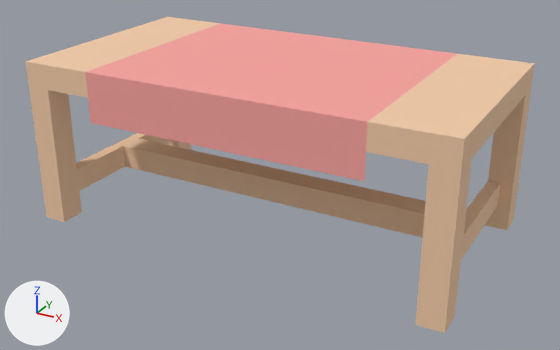
The glTF model assets/props/furniture/tableCloth.glb, before and after one commit.
One viewpoint serves both versions: a 50 mm camera at (1.106, -1.018, 0.718) aimed at (0.434, 0.203, 0.108). The axes (+X, +Y, +Z) are drawn at lower left. The lights are the same throughout. The first picture is the older version. Vertices at exactly the same position are counted once.

Names of what the first picture shows: 'tableCloth(Clone)'.
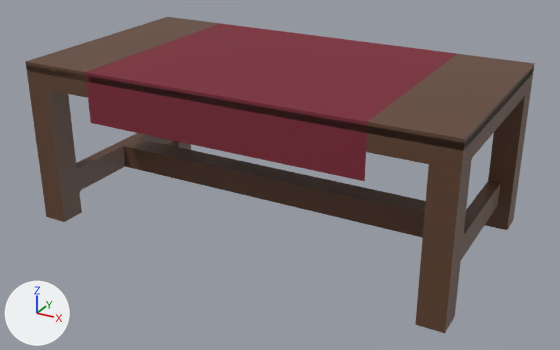
Pixel boxes (x1, y1, x2, y2) of what changed, in the pictures (560 x 350 px):
```json
{"part": 1, "of": "me_mesh_tablecloth", "change": "added", "after": [26, 65, 534, 151]}
{"part": 2, "of": "me_mesh_tablecloth", "change": "reshaped", "before": [48, 90, 426, 222], "after": [48, 90, 426, 222]}
{"part": 3, "of": "me_mesh_tablecloth", "change": "recoloured", "before": [26, 17, 535, 333], "after": [26, 17, 535, 333], "on screen": "beige to brown"}
{"part": 4, "of": "me_mesh_tablecloth", "change": "recoloured", "before": [85, 23, 456, 181], "after": [85, 23, 456, 181], "on screen": "pink to dark red"}
```

The change, as JSON lines over the scene's bpy script:
```json
{"op": "add", "block": "mat_brass_011", "code": ["mat_brass_011 = principled_material('brass.011')", "mat_brass_011.base_color = (0.55, 0.34, 0.07)  # orange #c49e4b", "mat_brass_011.metallic = 0.6", "mat_brass_011.roughness = 0.4"]}
{"op": "add", "block": "mat_walnutdark_011", "code": ["mat_walnutdark_011 = principled_material('walnutDark.011')", "mat_walnutdark_011.base_color = (0.06, 0.028, 0.016)  # brown #452f22", "mat_walnutdark_011.roughness = 0.55"]}
{"op": "add", "block": "mat_velvet_011", "code": ["mat_velvet_011 = principled_material('velvet.011')", "mat_velvet_011.base_color = (0.2, 0.018, 0.035)  # dark red #7c2435", "mat_velvet_011.roughness = 0.85"]}
{"op": "add", "block": "mat_walnut_011", "code": ["mat_walnut_011 = principled_material('walnut.011')", "mat_walnut_011.base_color = (0.12, 0.055, 0.03)  # brown #614230"]}
{"op": "add", "block": "mat_paper_011", "code": ["mat_paper_011 = principled_material('paper.011')", "mat_paper_011.base_color = (0.8, 0.78, 0.7)  # white #e7e5da", "mat_paper_011.roughness = 0.9"]}
{"block": "me_mesh_tablecloth", "where": "# used by ob_tablecloth_clone; location = (0.0, 0.0, 0.0)"}
{"op": "remove", "block": "me_mesh_tablecloth", "code": "me_mesh_tablecloth.from_pydata(...)  # 68 vertices, 140 faces; spans x 0.0..0.841, y 0.0..0.447, z 0.0..0.327"}
{"op": "add", "block": "me_mesh_tablecloth", "code": "me_mesh_tablecloth.from_pydata(...)  # 221 vertices, 369 faces; spans x 0.0..0.841, y 0.0..0.447, z 0.0..0.327"}
{"block": "me_mesh_tablecloth", "change": "me_mesh_tablecloth part 1: a new loose piece, a box spanning x 0.0..0.841, y 0.0..0.447, z 0.309..0.321, in mat_walnutdark_011 (brown #452f22)"}
{"block": "me_mesh_tablecloth", "change": "me_mesh_tablecloth part 2"}
{"block": "me_mesh_tablecloth", "change": "35 faces are deleted"}
{"block": "me_mesh_tablecloth", "change": "73 vertices are added at x 0.043..0.799, y 0.0..0.401, z 0.0..0.278"}
{"block": "me_mesh_tablecloth", "change": "128 new faces join them, mat_walnut_011 (brown #614230)"}
{"block": "me_mesh_tablecloth", "change": "me_mesh_tablecloth part 3: 95 faces spanning x 0.0..0.841, y 0.0..0.447, z 0.0..0.327 switch from mat_wood (beige #f3cca8) to mat_walnut_011 (brown #614230)"}
{"block": "me_mesh_tablecloth", "change": "me_mesh_tablecloth part 4: 10 faces spanning x 0.147..0.694, y 0.0..0.447, z 0.23..0.327 switch from mat_carpet (pink #f9a39e) to mat_velvet_011 (dark red #7c2435)"}
{"block": "me_mesh_tablecloth", "change": "other edits to the shape of me_mesh_tablecloth do not show in these pictures"}
{"op": "add", "block": "me_mesh_tablecloth", "code": "me_mesh_tablecloth.materials.append(mat_walnutdark_011)  # brown #452f22"}
{"op": "add", "block": "me_mesh_tablecloth", "code": "me_mesh_tablecloth.materials.append(mat_brass_011)  # orange #c49e4b"}
{"op": "add", "block": "me_mesh_tablecloth", "code": "me_mesh_tablecloth.materials.append(mat_paper_011)  # white #e7e5da"}
```
